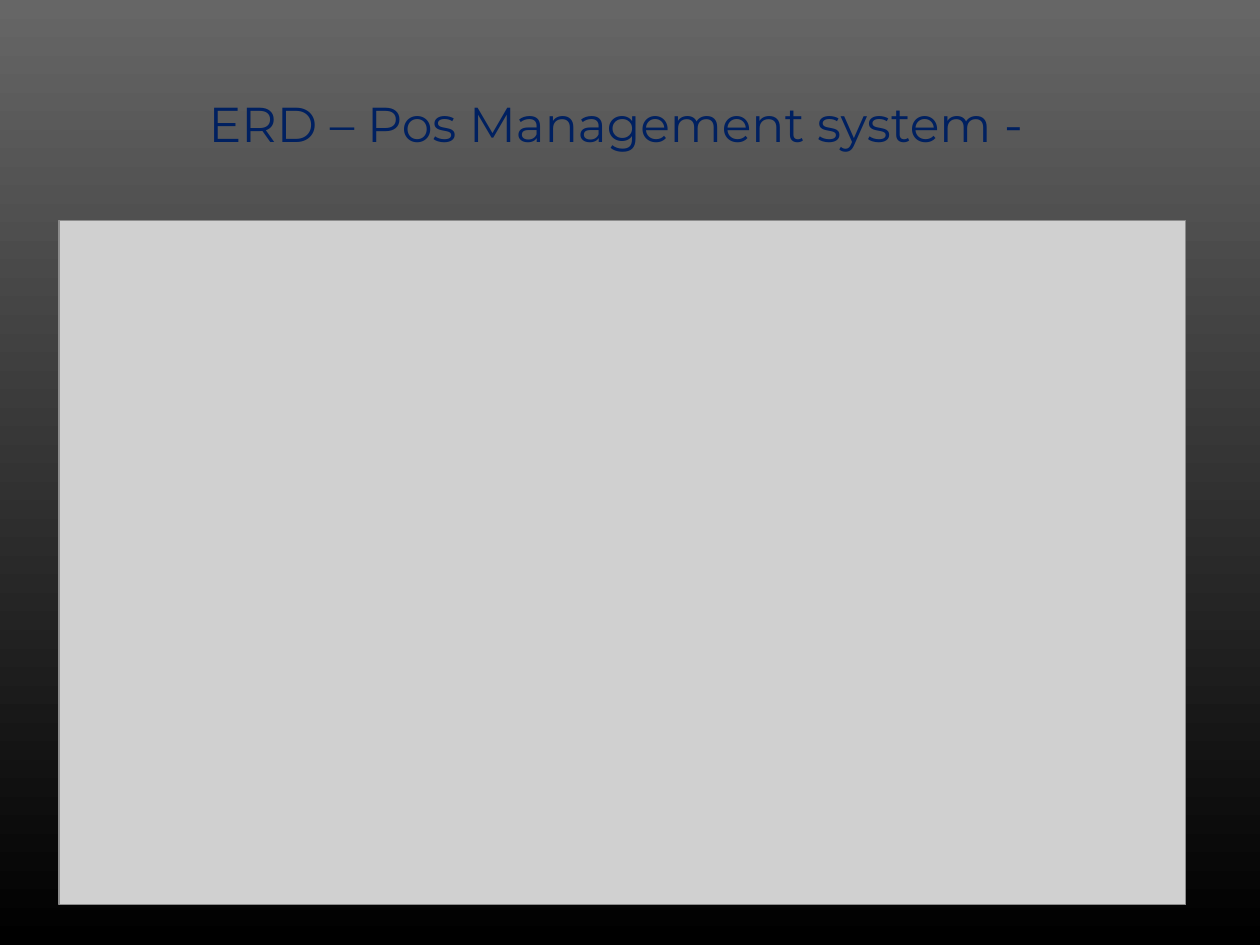
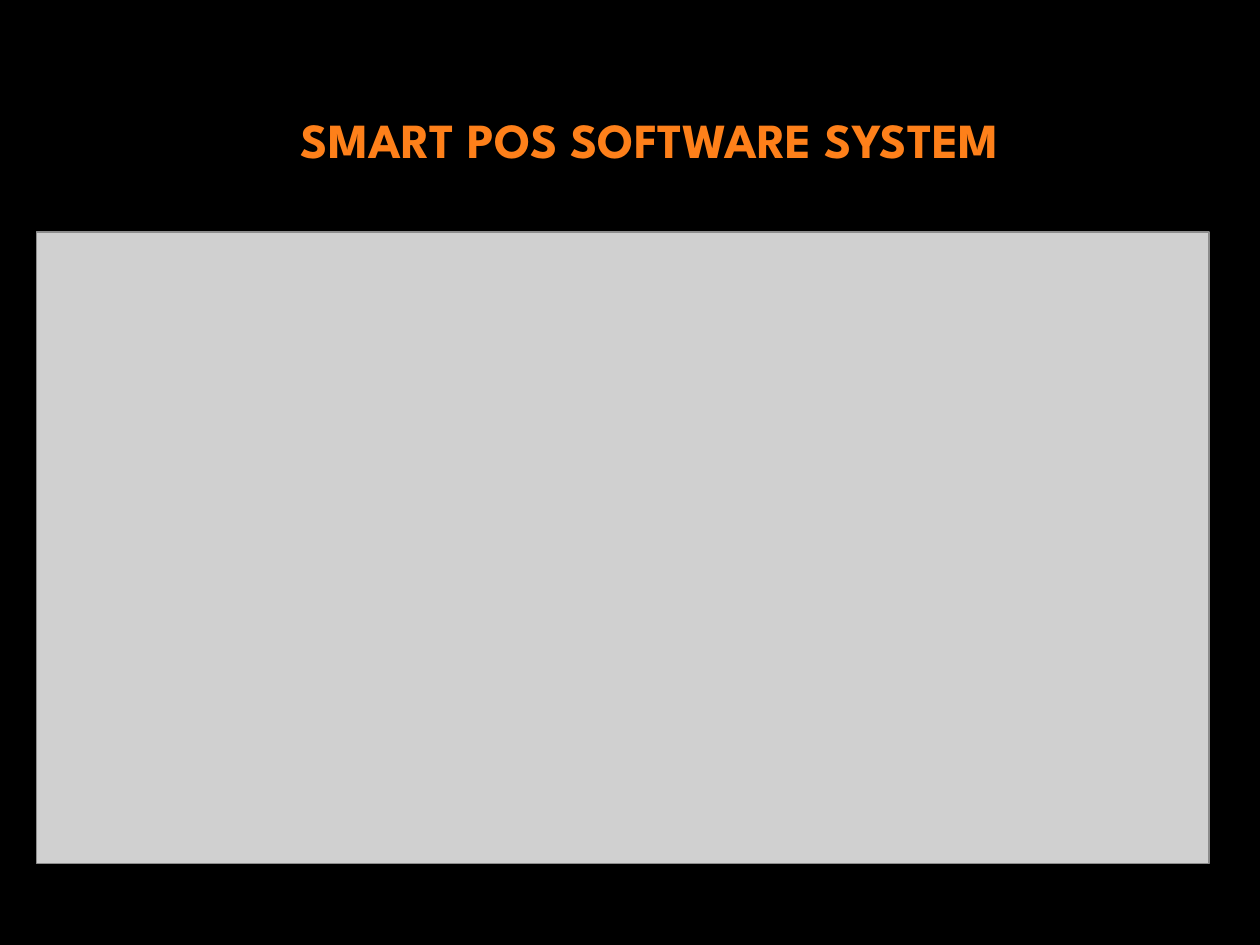
Before and after one commit to RafiaBonna/core_php, a slide deck: slide 8 of project_proposal/rafiabonna.pptx. Drawn at 1260x945 pixels with LibreOffice and Linux fonts; fonts in the diff are those of the drawing; grey boxes stand for pictures; background and template pictures are left out. Boxes give left, top, right and bottom in pixels: in the first picture for what was removed or moved away, otherwise in the second. Text is boxed around its words. In the diff, an @@ line names an element or a change of style, - is before the commit and + after.

```diff
--- a/project_proposal/rafiabonna.pptx
+++ b/project_proposal/rafiabonna.pptx
@@ background picture (left out) to #000000 @@
@@ title at [301,125,998,159]: text changed; font Montserrat to League Spartan; text colour #002060 to #FE801A; bold on @@
-ERD – Pos Management system -
+SMART POS SOFTWARE SYSTEM
@@ picture: place and size @@
-picture at [59,220,1186,905]
+picture at [37,232,1210,863]
```
Also in this commit, not shown: 15 other slides changed, 2 slides added, 2 slides removed, 6 other files.
